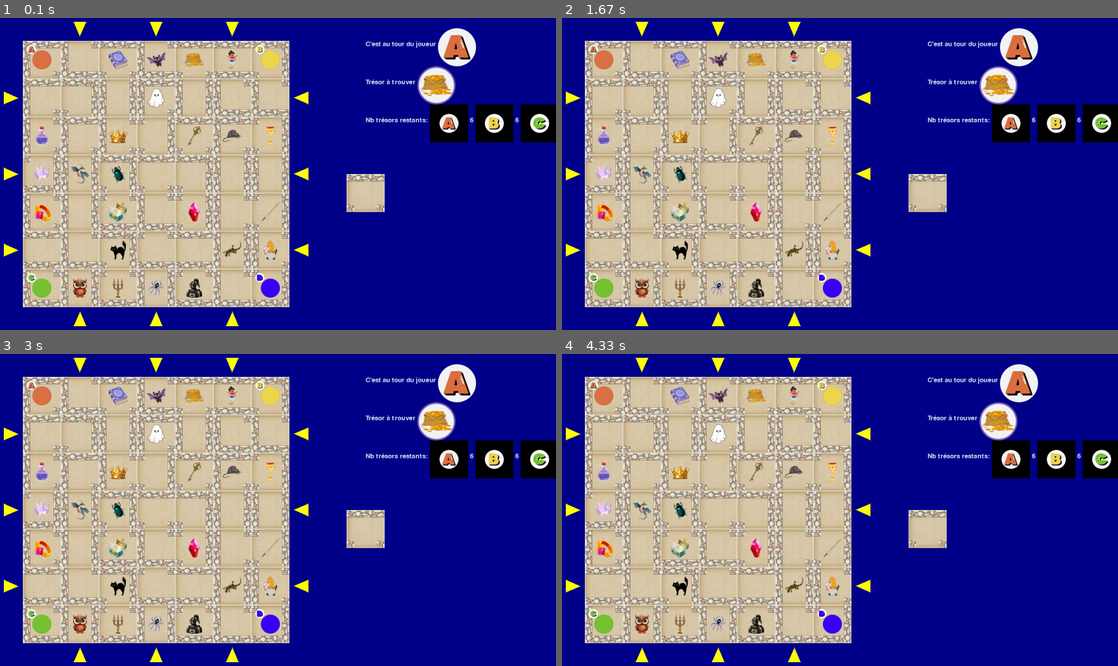
Above: before the commit, frames 1-4 (two rows, left to right).
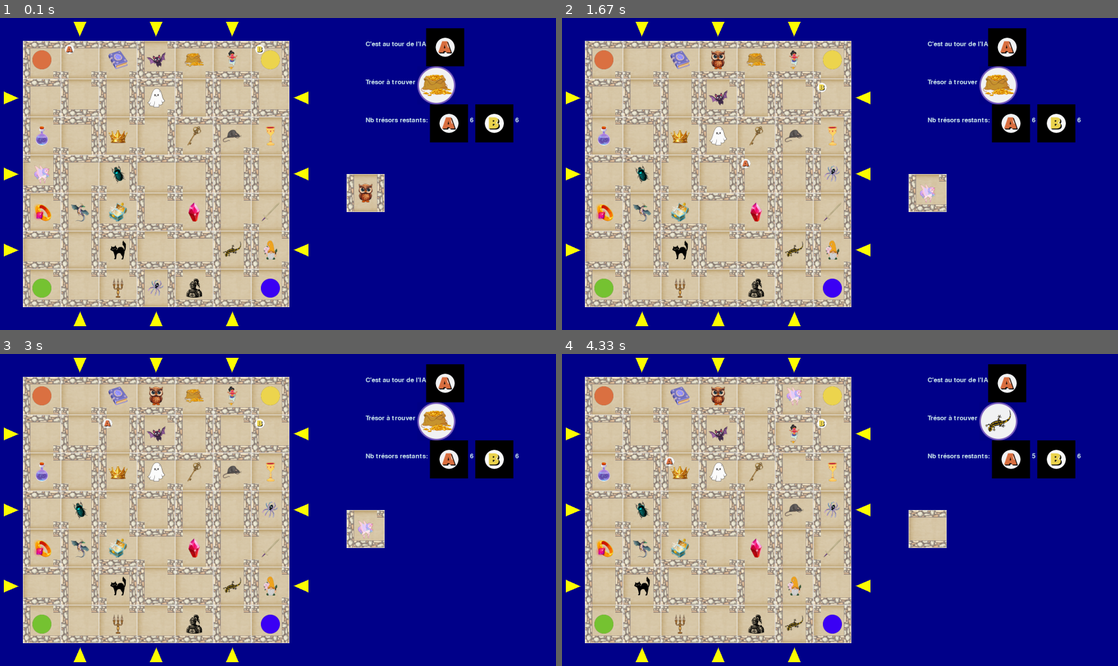
Above: after the commit, the same moments.

Repository: charlottekruzic/rl-agent-boardgame
Game: pygame game, started from Labyrinth-Python/play.py
The game is run twice, just before and just after one commit, with the same random seed, the same clock (stepped at 60 frames per second) and the same inputs.
Inputs:
- Up to frame 1 (0.1 s): no input
- Up to frame 2 (1.67 s): no input
- Up to frame 3 (3 s): no input
- Up to frame 4 (4.33 s): no input

The runs differ from the first frame. In frame 1, 4.2% of the frame differs, in the area x 4-100%, y 3-93%; in frame 2, 7.3%; in frame 3, 7.3%; in frame 4, 11%.

Commit message:
[UX] Add theme to terminal options

Diff:
--- a/Labyrinth-Python/game.py
+++ b/Labyrinth-Python/game.py
@@ -5,7 +5,7 @@
 class Game(object):
     """Main class of the game, managing the game parameters and the events of the menu window"""
 
-    def __init__(self, human_players, ia_number):
+    def __init__(self, human_players, ia_number, directory):
         """Initialization of the Game class"""
 
         self.space = 50  # inutile ?
@@ -18,9 +18,10 @@
         self.window = pygame.display.set_mode(
             (self.window_width, self.window_height), pygame.RESIZABLE
         )
+        self.directory = directory
         pygame.display.set_caption("Labyrinthe")
         pygame.display.set_icon(
-            pygame.image.load(os.path.join("./original_images", "logo.png"))
+            pygame.image.load(os.path.join(self.directory, "logo.png"))
         )
         self.surface = pygame.display.get_surface()
 
@@ -77,7 +78,8 @@
             Labyrinthe(
                 nbHumains=self.human_players,
                 nbIA=self.ia_number,
-            )
+            ),
+            prefixeImage=self.directory
         )
         g.demarrer()
 
--- a/Labyrinth-Python/play.py
+++ b/Labyrinth-Python/play.py
@@ -8,8 +8,8 @@
     # Arguments parser
     parser = argparse.ArgumentParser(description="Jeu avec options pour joueurs et IA")
     parser.add_argument(
-        "-j", "--joueurs", type=int, default=4, help="Nombre de joueurs humains"
-    )  # TODO default 2 IA
+        "-j", "--joueurs", type=int, default=2, help="Nombre total de joueurs"
+    )
     parser.add_argument(
         "-ia",
         "--intelligence-artificielle",
@@ -17,14 +17,40 @@
         default=0,
         help="Nombre de joueurs IA",
     )
-    # TODO : theme, nb joeurs != nb humains & nb_ia
+    parser.add_argument(
+        '-hu', '--humains', type=int, default=0, help='Nombre de joueurs humains'
+    )
+    parser.add_argument(
+        '-t', '--theme', type=str, default='original',
+        help='Theme du jeu, choix entre original et kity(ocean)'
+    )
+
     args = parser.parse_args()
 
     # Access the number of players and AI from the arguments
     nb_joueurs = args.joueurs
+    nb_humains = args.humains
     nb_ia = args.intelligence_artificielle
 
-    jeu = Game(human_players=nb_joueurs, ia_number=nb_ia)
+    if (nb_humains == 0 and nb_ia == 0):
+            nb_ia = nb_joueurs
+
+    # Define theme-to-directory mapping
+    theme_directories = {
+        "original": "./original_images",
+        "kity": "./kity_images"
+    }
+
+    # Get the directory based on the theme provided
+    theme = args.theme.lower()  # Convert to lowercase to make it case-insensitive
+    directory = theme_directories.get(theme)
+
+    # Validate the directory
+    if not directory:
+        print(f"Error: Theme '{theme}' is not recognized. Available themes are: {', '.join(theme_directories.keys())}.")
+        exit(1)
+
+    jeu = Game(human_players=nb_humains, ia_number=nb_ia, directory=directory)
     jeu.launch()
 
 
Not shown, changed: Labyrinth-Python/_README.md
